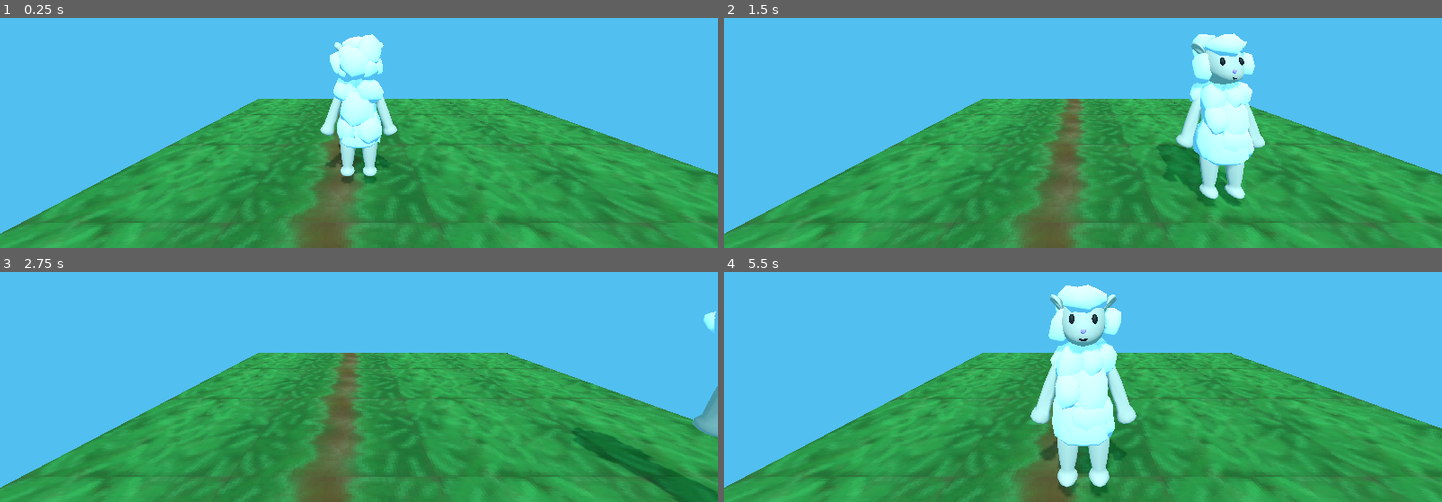
Above: before the commit, frames 1-4 (two rows, left to right).
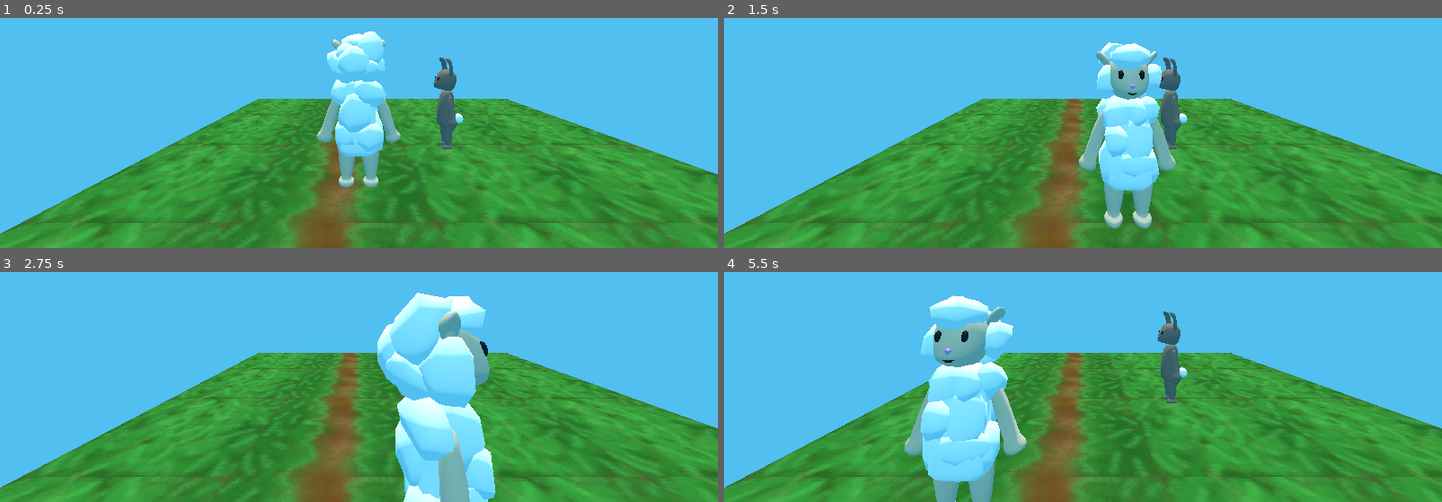
Above: after the commit, the same moments.

Repository: kelkeppel/TalesOfSheepishburg
Game: Godot game, scene res://main.tscn
Same seed, same stepped clock (60 frames per second), same inputs: the game is played once before the commit and once after it.
Inputs:
- Up to frame 1 (0.25 s): no input
- Up to frame 2 (1.5 s): hold D (move_right) 0.53-1.28 s; hold S (move_backward) from 1.28 s (still down)
- Up to frame 3 (2.75 s): release S (move_backward) at 2.03 s; hold D (move_right) from 2.03 s (still down)
- Up to frame 4 (5.5 s): release D (move_right) at 2.78 s; hold W (move_forward) 2.78-3.53 s; hold A (move_left) 3.53-5.03 s; hold S (move_backward) from 5.03 s (still down)

The runs differ from the first frame. In frame 1, 5.2% of the frame differs, in the area x 44-65%, y 5-83%; in frame 2, 13%; in frame 3, 14%; in frame 4, 18%, in the area x 25-65%, y 5-100%.

Commit message:
Updated Models and Interact Code

Diff:
--- /dev/null
+++ b/Code/tales-of-sheepishburg/CameraPositionTarget.gd
@@ -0,0 +1,10 @@
+class_name CameraPositionTarget extends Node3D
+
+var offset: Vector3
+# Called when the node enters the scene tree for the first time.
+func _ready():
+	offset = position
+
+# Called every frame. 'delta' is the elapsed time since the previous frame.
+func _process(delta):
+	pass
--- /dev/null
+++ b/Code/tales-of-sheepishburg/InteractRay.tscn
@@ -0,0 +1,20 @@
+[gd_scene load_steps=2 format=3 uid="uid://bmf8llqu4y71l"]
+
+[ext_resource type="Script" path="res://interact.gd" id="1_a4ffv"]
+
+[node name="InteractRay" type="RayCast3D"]
+transform = Transform3D(1, 0, 0, 0, 1, 0, 0, 0, 10.3848, 0, 0, 0)
+target_position = Vector3(0, 0, 3)
+script = ExtResource("1_a4ffv")
+
+[node name="Prompt" type="Label" parent="."]
+offset_left = -1.0
+offset_top = 134.0
+offset_right = 1157.0
+offset_bottom = 254.0
+theme_override_colors/font_shadow_color = Color(0, 0, 0, 1)
+theme_override_colors/font_outline_color = Color(0, 0, 0, 1)
+theme_override_constants/outline_size = 11
+theme_override_font_sizes/font_size = 32
+text = "Press Space"
+horizontal_alignment = 1
--- /dev/null
+++ b/Code/tales-of-sheepishburg/NPC.tscn
@@ -0,0 +1,18 @@
+[gd_scene load_steps=4 format=3 uid="uid://c2rjy6ujr85u7"]
+
+[ext_resource type="Script" path="res://interactable.gd" id="1_wm88e"]
+[ext_resource type="PackedScene" uid="uid://criasrjq6vtbq" path="res://Models/rabbitBaseModel.glb" id="2_0bb53"]
+
+[sub_resource type="CylinderShape3D" id="CylinderShape3D_tbjyj"]
+height = 2.512
+radius = 0.446
+
+[node name="NPC" type="CharacterBody3D"]
+script = ExtResource("1_wm88e")
+
+[node name="CollisionShape3D" type="CollisionShape3D" parent="."]
+transform = Transform3D(-1, 0, -8.74228e-08, 0, 1, 0, 8.74228e-08, 0, -1, -0.000122062, 1.24717, -0.00263029)
+shape = SubResource("CylinderShape3D_tbjyj")
+
+[node name="rabbitBaseModel" parent="." instance=ExtResource("2_0bb53")]
+transform = Transform3D(-0.6, 0, -5.24537e-08, 0, 0.6, 0, 5.24537e-08, 0, -0.6, -0.000122062, 2.37416, -0.00349331)
--- /dev/null
+++ b/Code/tales-of-sheepishburg/interact.gd
@@ -0,0 +1,10 @@
+extends RayCast3D
+
+@onready var prompt = $Prompt
+func _physics_process(delta):
+	prompt.text = ""
+	if is_colliding():
+		var colliderObj = get_collider()
+
+		if colliderObj is Interactable:
+			prompt.text = colliderObj.prompt_message
--- /dev/null
+++ b/Code/tales-of-sheepishburg/interactable.gd
@@ -0,0 +1,5 @@
+extends CollisionObject3D
+
+class_name Interactable
+
+@export var prompt_message = "Talk with Rabbit"
--- a/Code/tales-of-sheepishburg/main.tscn
+++ b/Code/tales-of-sheepishburg/main.tscn
@@ -1,7 +1,9 @@
-[gd_scene load_steps=5 format=3 uid="uid://c6relfn24xmg2"]
+[gd_scene load_steps=7 format=3 uid="uid://c6relfn24xmg2"]
 
 [ext_resource type="MeshLibrary" uid="uid://dbqhnfjcgomgx" path="res://Models/library.tres" id="1_18hv0"]
 [ext_resource type="PackedScene" uid="uid://73owhcpm6hqp" path="res://player.tscn" id="1_aypqv"]
+[ext_resource type="Script" path="res://CameraPositionTarget.gd" id="2_deppq"]
+[ext_resource type="PackedScene" uid="uid://c2rjy6ujr85u7" path="res://NPC.tscn" id="3_unwju"]
 
 [sub_resource type="Environment" id="Environment_vpyk8"]
 background_mode = 1
@@ -12,15 +14,27 @@
 
 [node name="Main" type="Node3D"]
 
+[node name="DirectionalLight3D2" type="DirectionalLight3D" parent="."]
+transform = Transform3D(1, 0, 0, 0, -0.479166, 0.877724, 0, -0.877724, -0.479166, 0, 15.2339, -9.96861)
+light_color = Color(0.530269, 0.345883, 0.262684, 1)
+shadow_enabled = true
+shadow_opacity = 0.1
+sky_mode = 1
+
 [node name="DirectionalLight3D" type="DirectionalLight3D" parent="."]
-transform = Transform3D(1, 0, 0, 0, 0.654715, 0.755876, 0, -0.755876, 0.654715, 0, 15.2339, 20.3641)
-light_energy = 0.272
-light_indirect_energy = 1.362
+transform = Transform3D(1, 0, 0, 0, 0.349668, 0.936874, 0, -0.936873, 0.349668, 0, 15.2339, 2.95322)
+light_color = Color(0.834388, 0.693321, 0.534227, 1)
+light_energy = 0.062
+light_angular_distance = 15.43
 shadow_enabled = true
-shadow_opacity = 0.85
+shadow_opacity = 0.1
 
 [node name="Player" parent="." instance=ExtResource("1_aypqv")]
-transform = Transform3D(1, 0, 0, 0, 1, 0, 0, 0, 1, 0, 0.3, 0)
+transform = Transform3D(1, 0, 0, 0, 1, 0, 0, 0, 1, 0, 0.507819, 0.585658)
+
+[node name="CameraPosition" type="Node3D" parent="Player"]
+transform = Transform3D(1, 0, 0, 0, 1, 0, 0, 0, 1, 0.516788, 4.50045, 1.35507)
+script = ExtResource("2_deppq")
 
 [node name="CameraPivot" type="Marker3D" parent="."]
 transform = Transform3D(1, 0, 0, 0, 1, 0, 0, 0, 1, 0, 3.52207, 6.55983)
@@ -38,8 +52,11 @@
 }
 
 [node name="StaticBody3D" type="StaticBody3D" parent="."]
-transform = Transform3D(1, 0, 0, 0, 1, 0, 0, 0, 1, -1, 1, 1)
+transform = Transform3D(1, 0, 0, 0, 1, 0, 0, 0, 1, -1, 0.109826, 1)
 
 [node name="CollisionShape3D" type="CollisionShape3D" parent="StaticBody3D"]
-transform = Transform3D(1, 0, 0, 0, 0.999999, 0, 0, 0, 1, 1.5, 0, -2.5)
+transform = Transform3D(1, 0, 0, 0, 0.19, 0, 0, 0, 1, 2.5, -0.1, -2.5)
 shape = SubResource("BoxShape3D_o0eyw")
+
+[node name="NPC" parent="." instance=ExtResource("3_unwju")]
+transform = Transform3D(1, 0, 0, 0, 1, 0, 0, 0, 1, 3, 0.131524, -2.3521)
--- a/Code/tales-of-sheepishburg/player.gd
+++ b/Code/tales-of-sheepishburg/player.gd
@@ -31,7 +31,9 @@
 	#calculate the speed the character goes
 	target_velocity.x = direction.x * speed
 	target_velocity.z = direction.z * speed
-
+	# Vertical Velocity
+	if not is_on_floor(): # If in the air, fall towards the floor. Literally gravity
+		target_velocity.y = target_velocity.y - (5 * delta)
 
 	velocity = target_velocity
 	#this is a built in function that helps smooth out movement
--- a/Code/tales-of-sheepishburg/player.tscn
+++ b/Code/tales-of-sheepishburg/player.tscn
@@ -1,10 +1,12 @@
-[gd_scene load_steps=4 format=3 uid="uid://73owhcpm6hqp"]
+[gd_scene load_steps=5 format=3 uid="uid://73owhcpm6hqp"]
 
 [ext_resource type="Script" path="res://player.gd" id="1_7xstc"]
 [ext_resource type="PackedScene" uid="uid://druq3wc2hjrse" path="res://Models/PlayerCharacterModel.glb" id="2_8t5fx"]
+[ext_resource type="PackedScene" uid="uid://bmf8llqu4y71l" path="res://InteractRay.tscn" id="3_kuxwd"]
 
 [sub_resource type="CylinderShape3D" id="CylinderShape3D_tbjyj"]
-radius = 1.12103
+height = 3.33211
+radius = 0.60117
 
 [node name="Player" type="CharacterBody3D"]
 script = ExtResource("1_7xstc")
@@ -14,6 +16,9 @@
 [node name="PlayerCharacterModel" parent="Pivot" instance=ExtResource("2_8t5fx")]
 transform = Transform3D(-3.27835e-08, 0, 0.75, 0, 0.75, 0, -0.75, 0, -3.27835e-08, -0.00363302, 3.0071, 0.00163841)
 
-[node name="CollisionShape3D" type="CollisionShape3D" parent="Pivot"]
-transform = Transform3D(-1, 0, -8.74228e-08, 0, 1, 0, 8.74228e-08, 0, -1, -0.000122062, 1.10624, 0.0885315)
+[node name="RayCast3D" parent="Pivot" instance=ExtResource("3_kuxwd")]
+transform = Transform3D(-0.999996, -1.28168e-10, 0.00186251, -1.28168e-10, 1, 1.10072e-13, -0.00272273, -1.87742e-13, -0.684055, 0, 1.40573, 0)
+
+[node name="CollisionShape3D" type="CollisionShape3D" parent="."]
+transform = Transform3D(-1, 0, -8.74228e-08, 0, 1, 0, 8.74228e-08, 0, -1, -0.000122062, 1.69847, -0.012895)
 shape = SubResource("CylinderShape3D_tbjyj")
Not shown: 4 places in Code/tales-of-sheepishburg/Models/library.tres that only renumber resources
Binary file added: Code/tales-of-sheepishburg/Models/rabbitBaseModel.glb
Not shown, added: Code/tales-of-sheepishburg/Models/rabbitBaseModel.glb.import
Binary file added: Code/tales-of-sheepishburg/Models/rabbitBaseModel_Material.png
Not shown, added: Code/tales-of-sheepishburg/Models/rabbitBaseModel_Material.png.import
Not shown, changed: Documents/Tales Of Sheepishburg Dialogue.docx
Not shown, added: Models/baseModel.blend
Not shown, added: Models/baseModel.blend1
Not shown, added: Models/bearBaseModel modifiers applied.blend
Not shown, added: Models/bearBaseModel.blend
Not shown, added: Models/bearBaseModel.glb
Not shown, added: Models/newSheepModel modifiers applied animated.blend
(and 4 more such lines)
